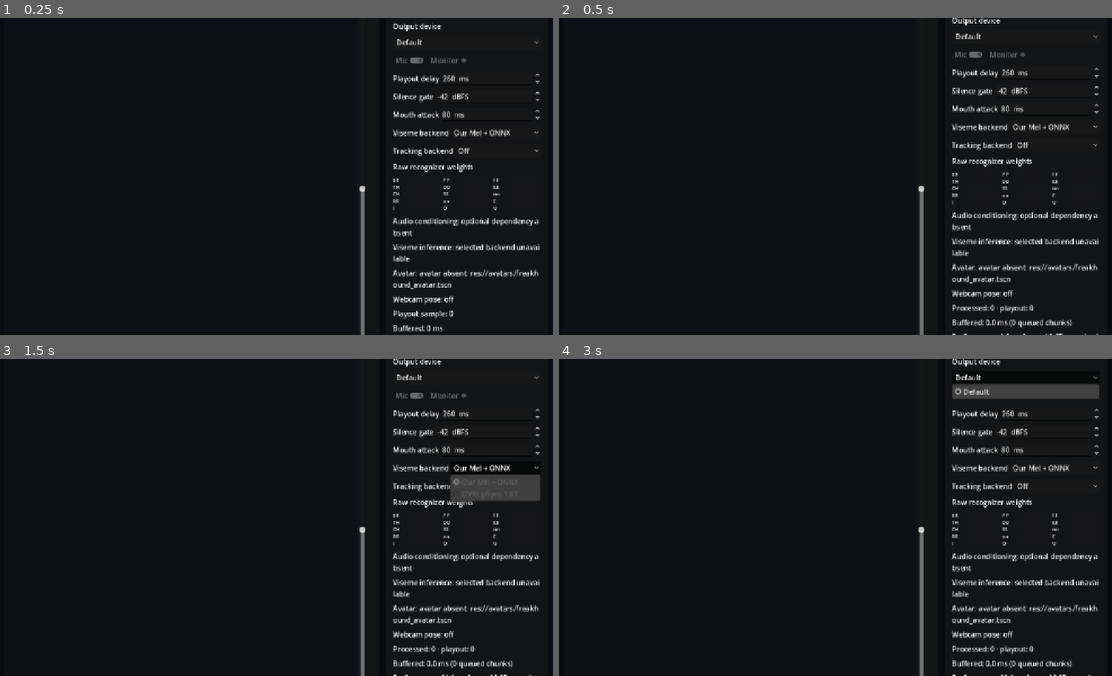
Above: before the commit, frames 1-4 (two rows, left to right).
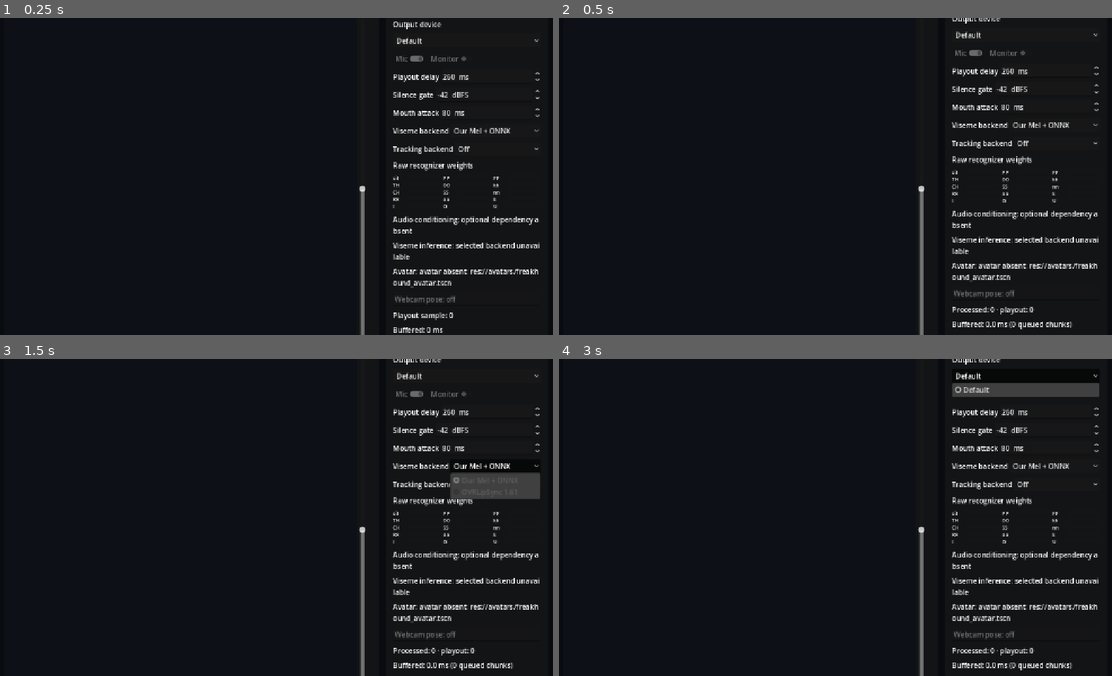
Above: after the commit, the same moments.

Repository: goatchurchprime/godot-vtuber
Game: Godot game, scene res://main.tscn
Same seed, same stepped clock (60 frames per second), same inputs: the game is played once before the commit and once after it.
Inputs:
- Up to frame 1 (0.25 s): no input
- Up to frame 2 (0.5 s): no input
- Up to frame 3 (1.5 s): click "Default" at 0.5 s; click "Our Mel + ONNX" at 1.25 s
- Up to frame 4 (3 s): click "Off" at 2 s; click "Default" at 2.75 s

The runs differ from the first frame. In frame 1, 3.7% of the frame differs, in the area x 71-98%, y 1-100%; in frame 2, 3.9%; in frame 3, 4.0%; in frame 4, 4.1%, in the area x 71-98%, y 0-100%.

Commit message:
Make tracking diagnostics copyable

Diff:
--- a/main.tscn
+++ b/main.tscn
@@ -243,11 +243,13 @@
 text = "Avatar: unavailable"
 autowrap_mode = 1
 
-[node name="Pose" type="Label" parent="Margin/Rows/Columns/Diagnostics/Margin/Rows" unique_id=1005780654]
+[node name="Pose" type="LineEdit" parent="Margin/Rows/Columns/Diagnostics/Margin/Rows" unique_id=1005780654]
 unique_name_in_owner = true
 layout_mode = 2
 text = "Webcam pose: unavailable"
-autowrap_mode = 1
+editable = false
+selecting_enabled = true
+tooltip_text = "Read-only tracking diagnostics; click, then press Ctrl+A and Ctrl+C to copy"
 
 [node name="Clock" type="Label" parent="Margin/Rows/Columns/Diagnostics/Margin/Rows" unique_id=510732433]
 unique_name_in_owner = true
--- a/src/main.gd
+++ b/src/main.gd
@@ -22,7 +22,7 @@
 
 @onready var audio_status: Label = %Audio
 @onready var viseme_status: Label = %Visemes
-@onready var pose_status: Label = %Pose
+@onready var pose_status: LineEdit = %Pose
 @onready var avatar_status: Label = %AvatarStatus
 @onready var clock_status: Label = %Clock
 @onready var buffer_status: Label = %Buffer
--- a/tests/main_scene_smoke.gd
+++ b/tests/main_scene_smoke.gd
@@ -28,6 +28,7 @@
 	assert(Engine.max_fps == 60)
 	assert(main.performance_status != null)
 	assert(main.tracking_selector.item_count == 4)
+	assert(main.pose_status is LineEdit and not main.pose_status.editable)
 	assert(main.tracking_selector.selected == 0)
 	assert(main.xr_submission_viewport == null)
 	main.avatar_y.value = 0.25
